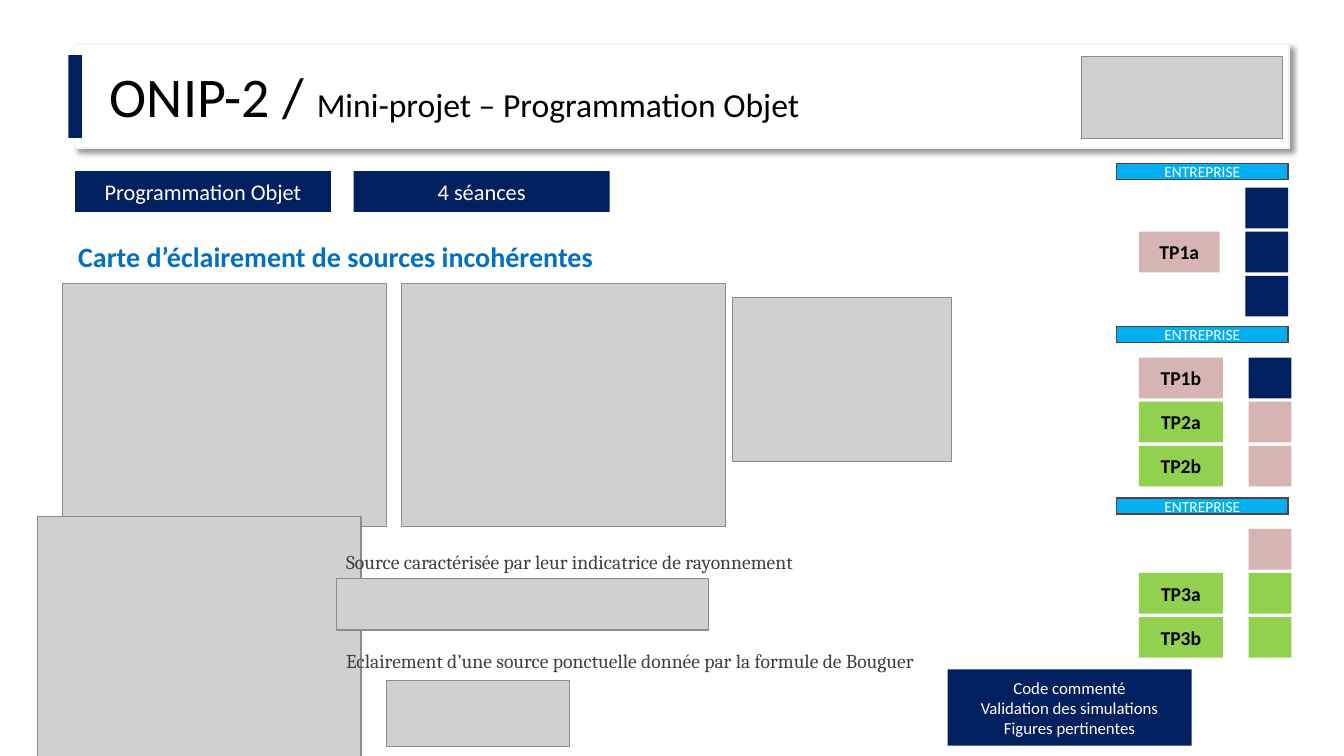
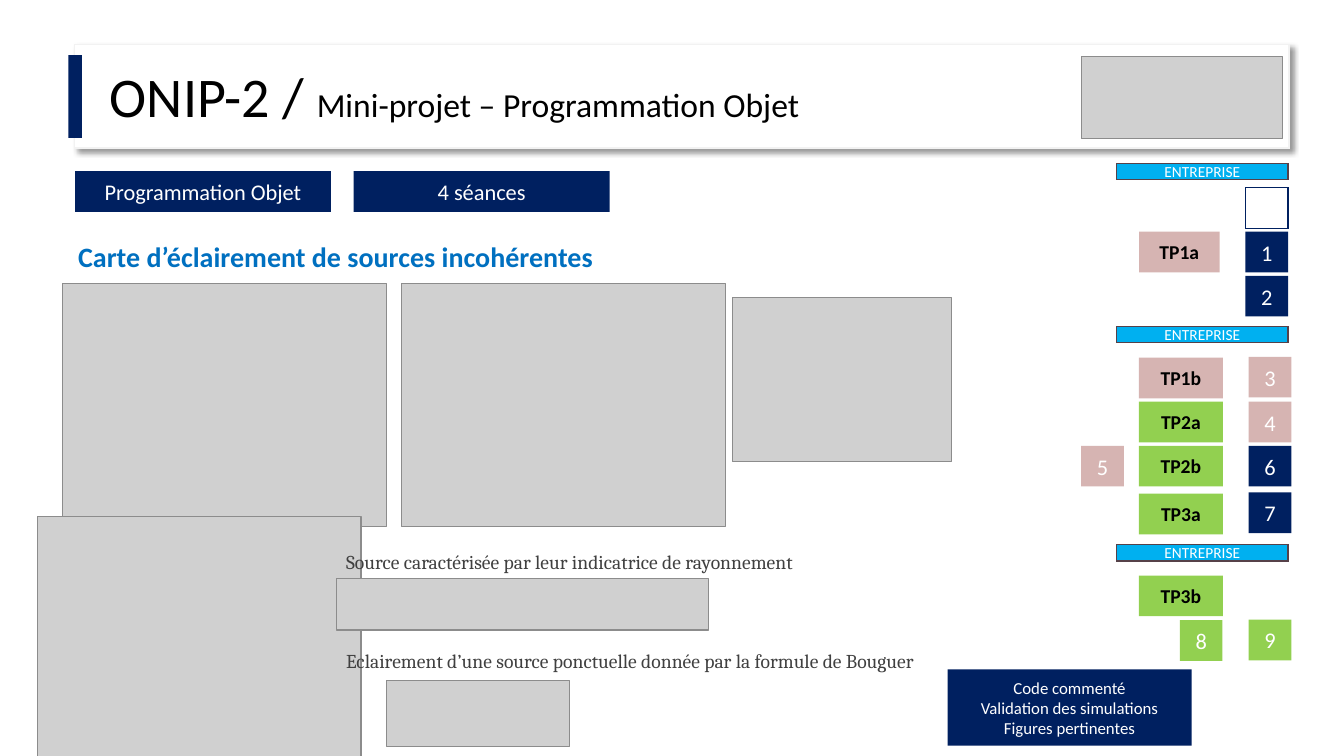
Before and after one commit to IOGS-Digital-Methods/semester-6, a slide deck: slide 4 of ONIP-FISA/ONIP-2_Deroulement.pptx. Drawn at 1344x756 pixels with LibreOffice and Linux fonts; fonts in the diff are those of the drawing; grey boxes stand for pictures. Boxes give left, top, right and bottom in pixels: in the first picture for what was removed or moved away, otherwise in the second. Text is boxed around its words. In the diff, an @@ line names an element or a change of style, - is before the commit and + after.

```diff
--- a/ONIP-FISA/ONIP-2_Deroulement.pptx
+++ b/ONIP-FISA/ONIP-2_Deroulement.pptx
@@ rectangle at (1246, 188, 1289, 228): fill #002060 to #FFFFFF; outline none to #002060 1 pt @@
@@ text in rectangle at (1261, 246, 1272, 261): text added @@
+1
@@ text in rectangle at (1261, 290, 1272, 305): text added @@
+2
@@ rectangle "3" at (1249, 357, 1292, 397): fill #002060 to #D6B4B2 @@
@@ text in rectangle at (1264, 372, 1275, 386): text added @@
+3
@@ text in rectangle at (1264, 417, 1275, 431): text added @@
+4
@@ rectangle added at (1082, 446, 1124, 486), fill #D6B4B2, 16 pt, text #FFFFFF @@
+5
@@ rectangle "6" at (1249, 446, 1292, 486): fill #D6B4B2 to #002060 @@
@@ text in rectangle at (1264, 460, 1275, 475): text added @@
+6
@@ rectangle "TP3a": place and size @@
-rectangle "TP3a" at (1139, 573, 1223, 613)
+rectangle "TP3a" at (1139, 494, 1223, 534)
@@ rectangle added at (1249, 493, 1292, 533), fill #002060, 16 pt, text #FFFFFF @@
+7
@@ rectangle removed at (1249, 529, 1292, 570) @@
@@ rectangle "ENTREPRISE": place and size @@
-rectangle "ENTREPRISE" at (1117, 498, 1289, 514)
+rectangle "ENTREPRISE" at (1117, 544, 1289, 561)
@@ rectangle "TP3b": place and size @@
-rectangle "TP3b" at (1139, 617, 1223, 657)
+rectangle "TP3b" at (1139, 576, 1223, 616)
@@ rectangle removed at (1249, 573, 1292, 613) @@
@@ rectangle added at (1180, 620, 1222, 660), fill #92D050, 16 pt, text #FFFFFF @@
+8
@@ rectangle removed at (1249, 617, 1292, 657) @@
@@ rectangle added at (1249, 620, 1292, 660), fill #92D050, 16 pt, text #FFFFFF @@
+9
```
Also in this commit, not shown: 3 other slides changed, 2 other files.
